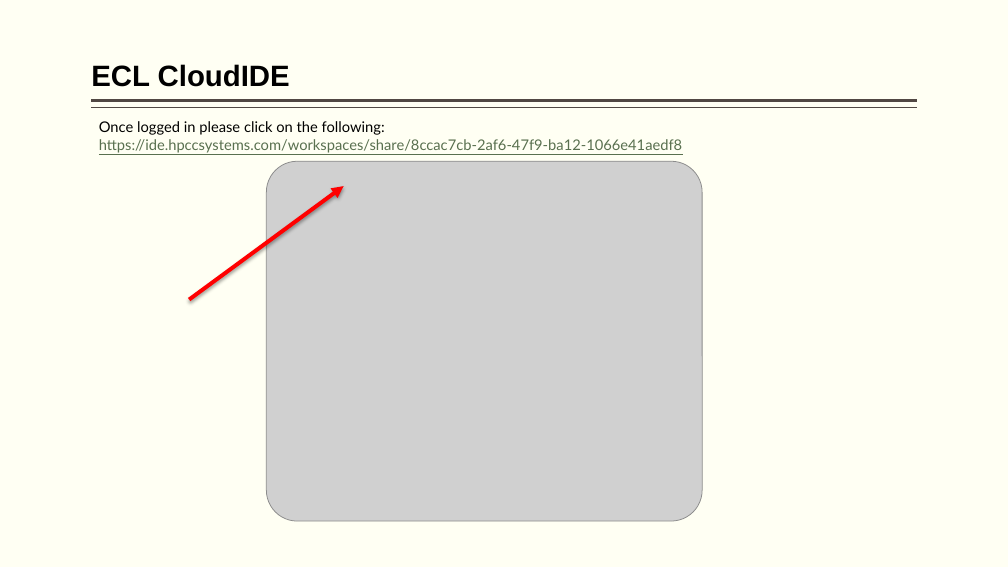
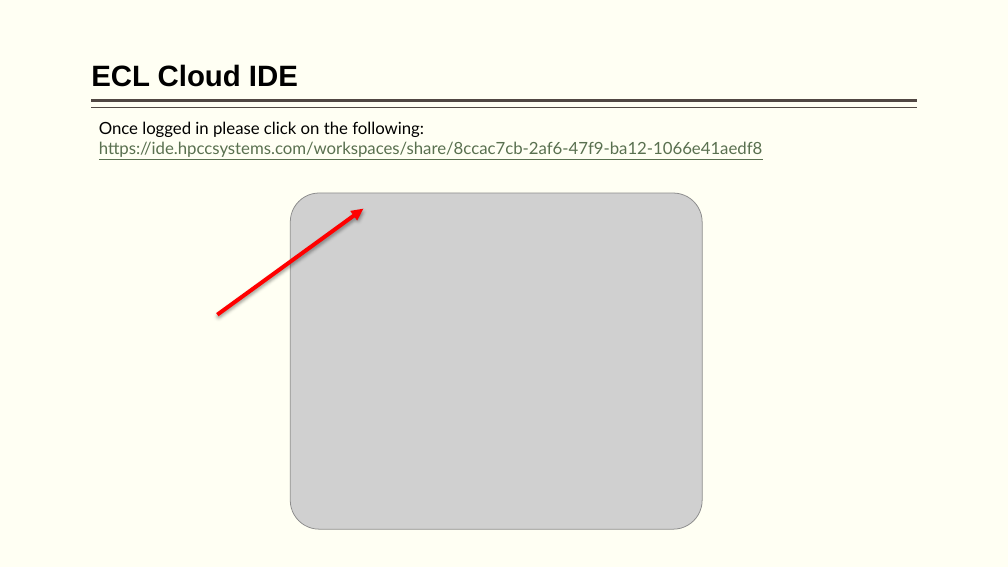
Before and after one commit to hpccsystems-solutions-lab/ScheduledFlights-Workshop, a slide deck: slide 27 of BigData-ECL.pptx. Drawn at 1008x567 pixels with LibreOffice and Linux fonts; fonts in the diff are those of the drawing; grey boxes stand for pictures. Boxes give left, top, right and bottom in pixels: in the first picture for what was removed or moved away, otherwise in the second. Text is boxed around its words. In the diff, an @@ line names an element or a change of style, - is before the commit and + after.

```diff
--- a/BigData-ECL.pptx
+++ b/BigData-ECL.pptx
@@ title at [91, 64, 298, 87]: spaces changed @@
-ECL CloudIDE
+ECL Cloud IDE
@@ text "Once logged in please click ..." at [99, 121, 763, 157]: size 14 to 16 pt @@
@@ arrow moved from (189, 299) - (344, 186) to (218, 315) - (364, 209) @@
@@ picture: place and size @@
-picture at [266, 161, 702, 521]
+picture at [290, 193, 702, 529]
```
Also in this commit, not shown: 5 other slides changed, 1 other file.
